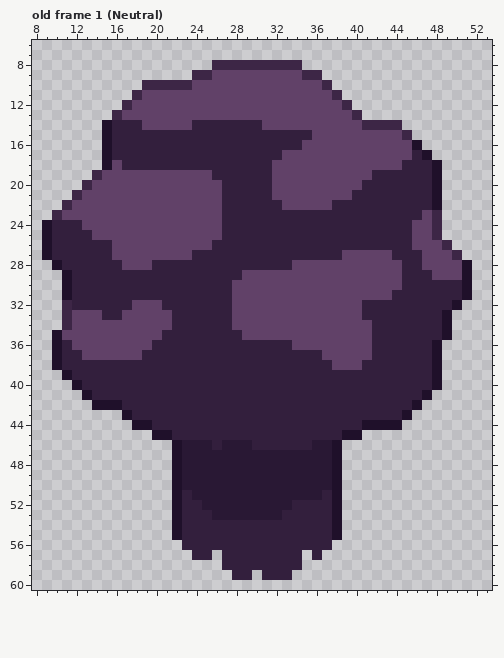
A pixel-art file gets an edit: aseprite/tree.aseprite. Above is the file before it was changed.
64x64 pixels, 3 frames. Shown: old frame 1 (Neutral): x 8..53, y 6..60. The commit also changed other frames, which this record leaves out.
After:
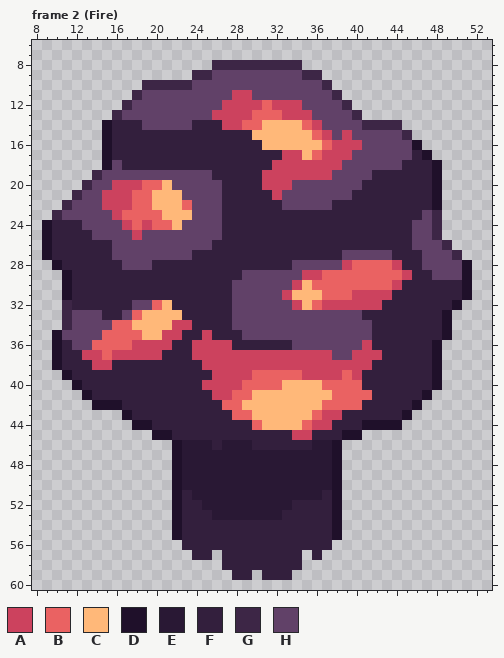
Palette (. is transparent): A #cc425e  B #ea6262  C #ffb879  D #1f102a  E #291834  F #331f3d  G #3d2646  H #614168
A new or re-ordered frame is compared with the old frame closest to it.
The edit:
frames re-ordered
Frame 2 (Fire) against old frame 1 (Neutral):
y 11: x 28..29 HH -> AA
y 12: x 27..34 HHHHHHHH -> AAAABAAA
y 13: x 26..35 HHHHHHHHHH -> AAAABBBAAA
y 14: x 27..36 FFFFHHHHHH -> AABBCCCCBA
y 15: x 30..37 FFFFFFHH -> CCCCCCBA; x 39 H -> A
y 16: x 31..40 FFFFHHHHHH -> CCCCCCBAAA
y 17: x 33..39 HHHHHHH -> AACBAAA
y 18: x 32..38 HHHHHHH -> AAAAAAA
y 19: x 31..37 FHHHHHH -> AAAAAAA
y 20: x 16..21 HHHHHH -> AAABBC; x 31..33 FHH -> AAA
y 21: x 15..22 HHHHHHHH -> AAABBCCC; x 32 H -> A
y 22: x 15..23 HHHHHHHHH -> AAABBCCCB
y 23: x 16..23 HHHHHHHH -> ABBBBCCC
y 24: x 17..22 HHHHHH -> ABABBC
y 25: x 18 H -> A
y 28: x 39..44 HHHHHH -> ABBBBA
y 29: x 35..45 HHHHHHHHHHF -> AABBBBBBBBA
y 30: x 34..44 HHHHHHHHHHH -> ACBBBBBBBBA
y 31: x 33..43 HHHHHHHHHHH -> ACCCBBBAAAA
y 32: x 20..21 HF -> BC; x 34..42 HHHHHHHFF -> ACBAAAAAA
y 33: x 18..22 HHHHF -> BCCCC
y 34: x 16..23 HHHHHHFF -> BBCCCCAA
y 35: x 15..22 HHHHHHFF -> BBBBCCAA; x 25 F -> A
y 36: x 14..21 HHHHHHFF -> BBBBAAAA; x 24..27 FFFF -> AAAA; x 41 H -> A
y 37: x 13..20 HHHHHHFF -> AABAAAAA; x 24..37 FFFFFFFFFFFFFH -> AAAAAAAAAAAAAA; x 40..42 HHF -> AAA
y 38: x 14..15 FF -> AA; x 25..41 FFFFFFFFFFFFFHHHF -> AAAAAAAAAAAAAAAAA
y 39: x 26..40 FFFFFFFFFFFFFFF -> AAAABBBBBAAAABA
y 40: x 25..40 FFFFFFFFFFFFFFFF -> AAAABBBBCCCCBBBB
y 41: x 26..41 FFFFFFFFFFFFFFFF -> AABBCCCCCCCCBBBB
y 42: x 27..40 FFFFFFFFFFFFFF -> BBCCCCCCCCBBBB
y 43: x 28..38 FFFFFFFFFFF -> BBCCCCCCBAA
y 44: x 30..37 FFFFFFFF -> BCCCCBAA
y 45: x 34..35 FF -> AA
